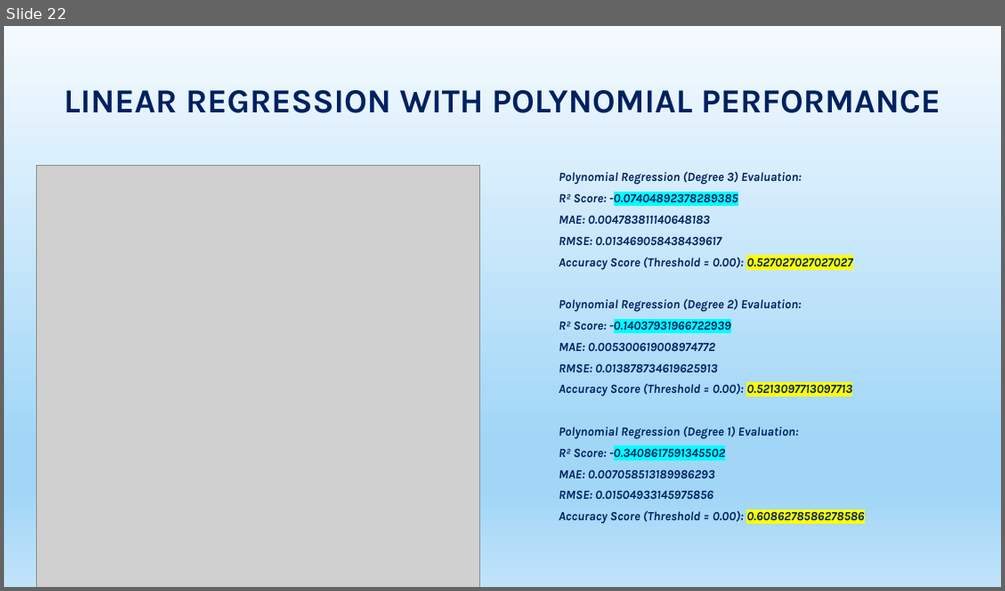
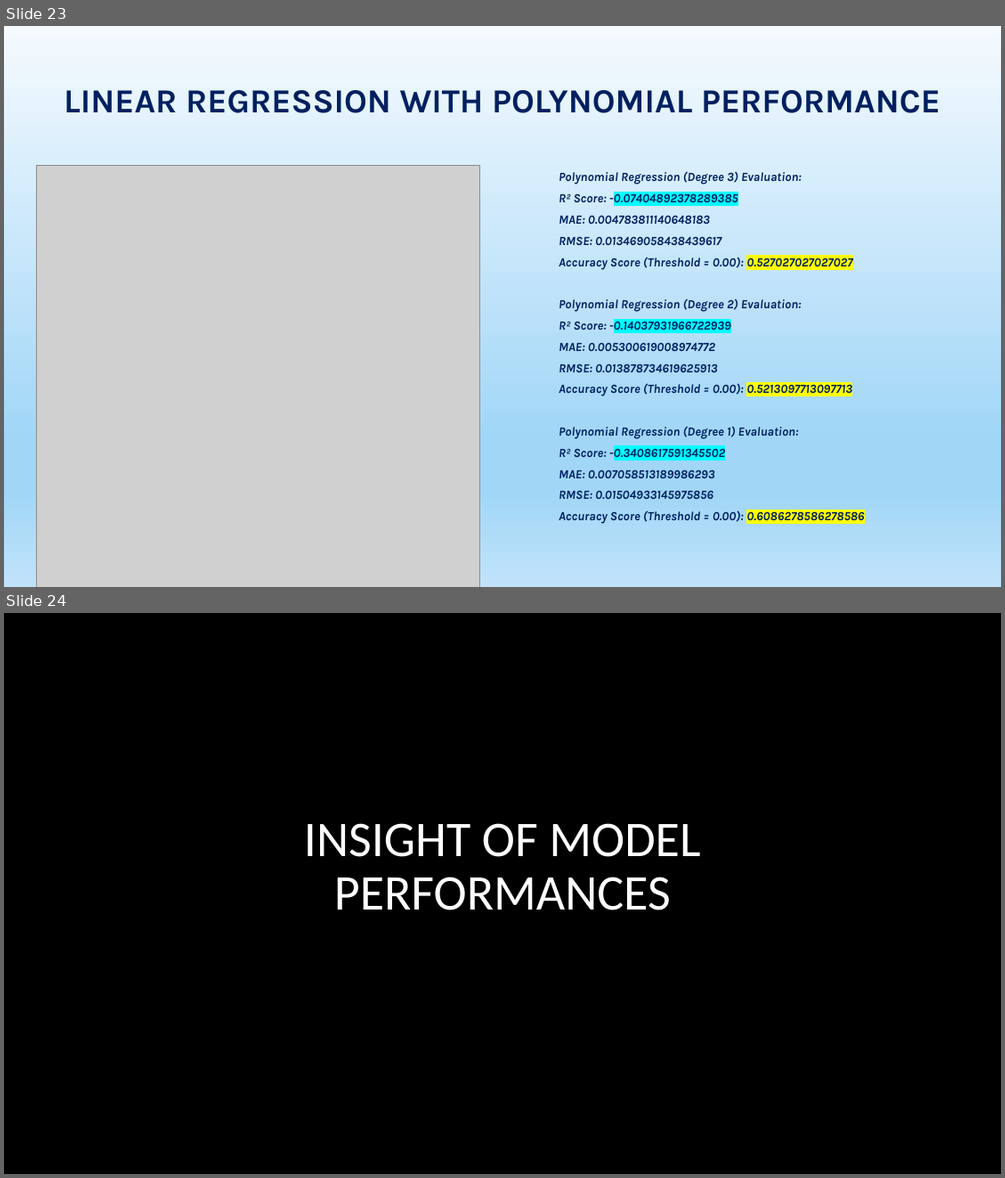
Before and after one commit to PhyoThor/CSIS-4260-Special_Topic_In_Data_Analytics-, a slide deck: Project/CSIS-4260 _Special_Topic_Apple_stocks_prediction.pptx. Shown one above the other, each under a label of ours: slide 22 before the commit, slides 23 and 24 after it. The pictures are 1005x591 and 1005x1178 pixels, drawn with LibreOffice and Linux fonts; fonts in the diff are those of the drawing; grey boxes stand for pictures; background and template pictures are left out. Boxes give left, top, right and bottom in pixels: in the first picture for what was removed or moved away, otherwise in the second. Text is boxed around its words. In the diff, an @@ line names an element or a change of style, - is before the commit and + after.

```diff
--- a/Project/CSIS-4260 _Special_Topic_Apple_stocks_prediction.pptx
+++ b/Project/CSIS-4260 _Special_Topic_Apple_stocks_prediction.pptx
@@ slide 24 added at [4,613,1001,1174], background picture (left out) @@
@@ title added at [304,823,700,910], 48 pt, text #FFFFFF @@
+INSIGHT OF MODEL PERFORMANCES
@@ what was slide 22 is now slide 23 @@
```
Also in this commit, not shown: 1 slide changed, 2 other slides added, 1 other file.
